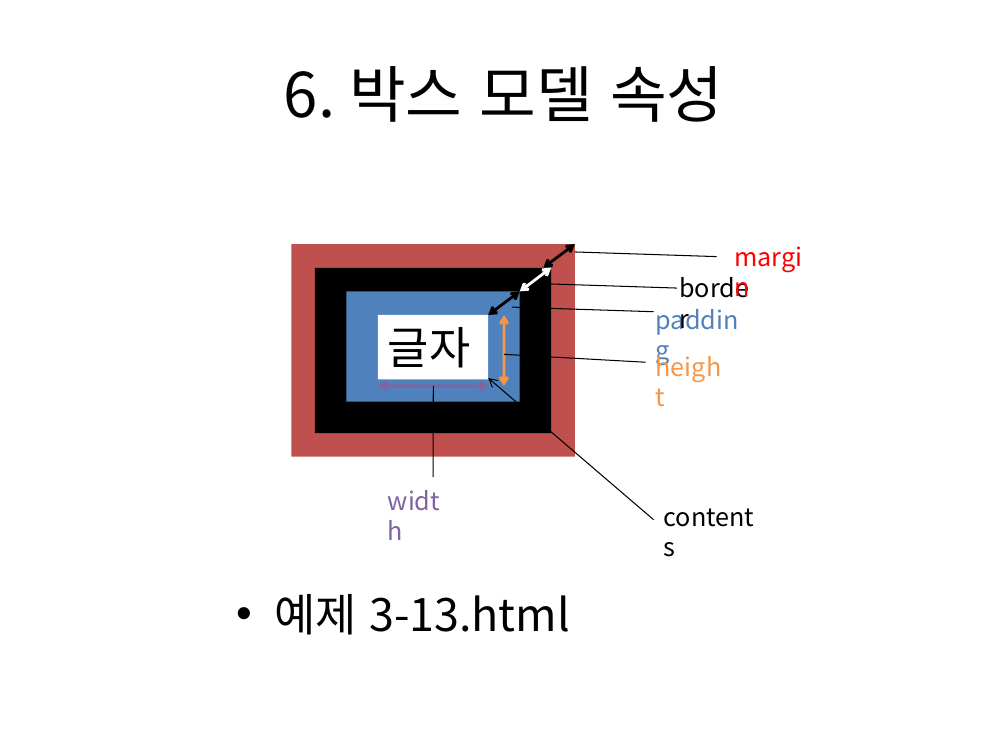
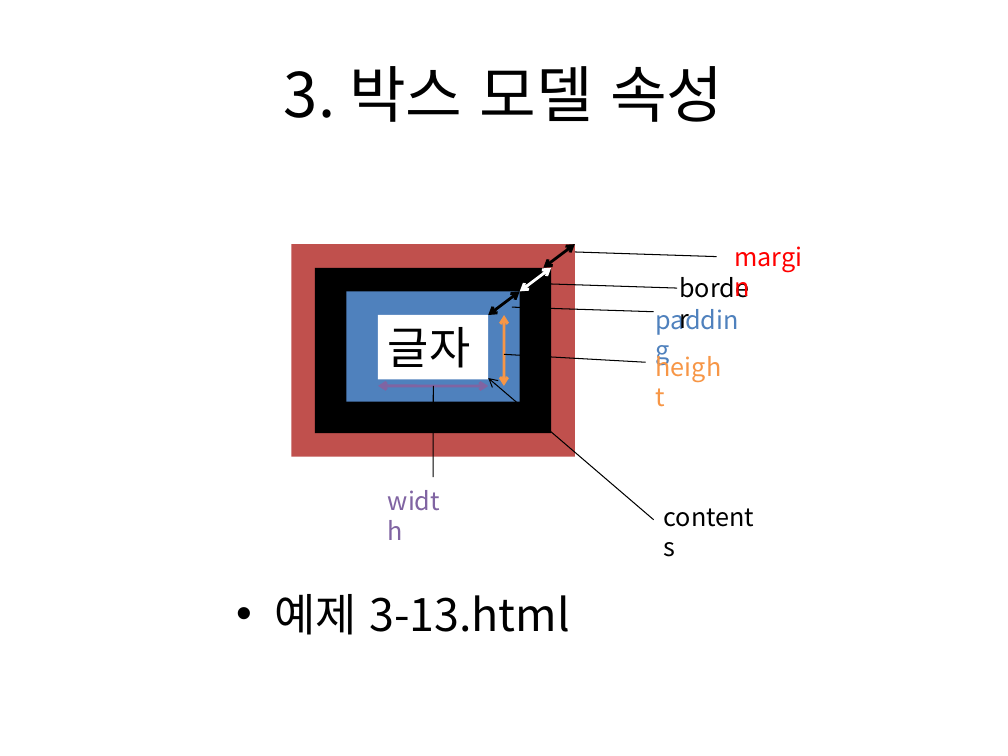
Before and after one commit to kdkcom1234/git2021, a slide deck: slide 14 of 1-html-css/03. CSS3 선택자 및 스타일 속성(1).pptx. Drawn at 1008x756 pixels with LibreOffice and Linux fonts; fonts in the diff are those of the drawing. Boxes give left, top, right and bottom in pixels: in the first picture for what was removed or moved away, otherwise in the second. Text is boxed around its words. In the diff, an @@ line names an element or a change of style, - is before the commit and + after.

```diff
--- a/1-html-css/03. CSS3 선택자 및 스타일 속성(1).pptx
+++ b/1-html-css/03. CSS3 선택자 및 스타일 속성(1).pptx
@@ title at (284,66,723,122): text changed @@
-6. 박스 모델 속성
+3. 박스 모델 속성
```
Also in this commit, not shown: 12 other slides changed.
